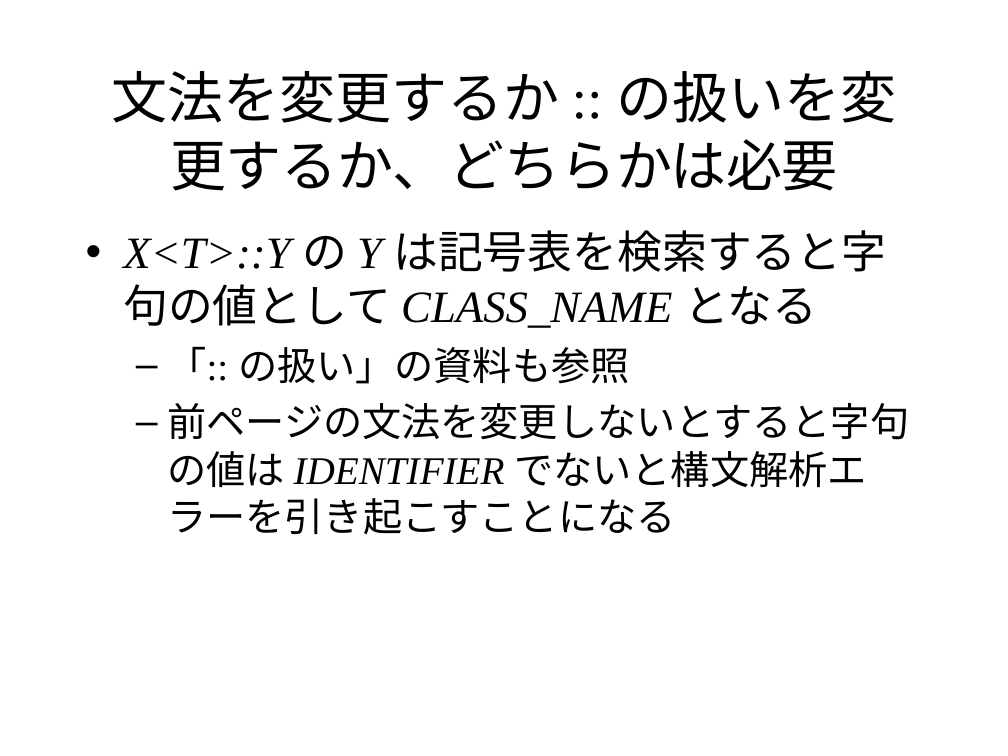
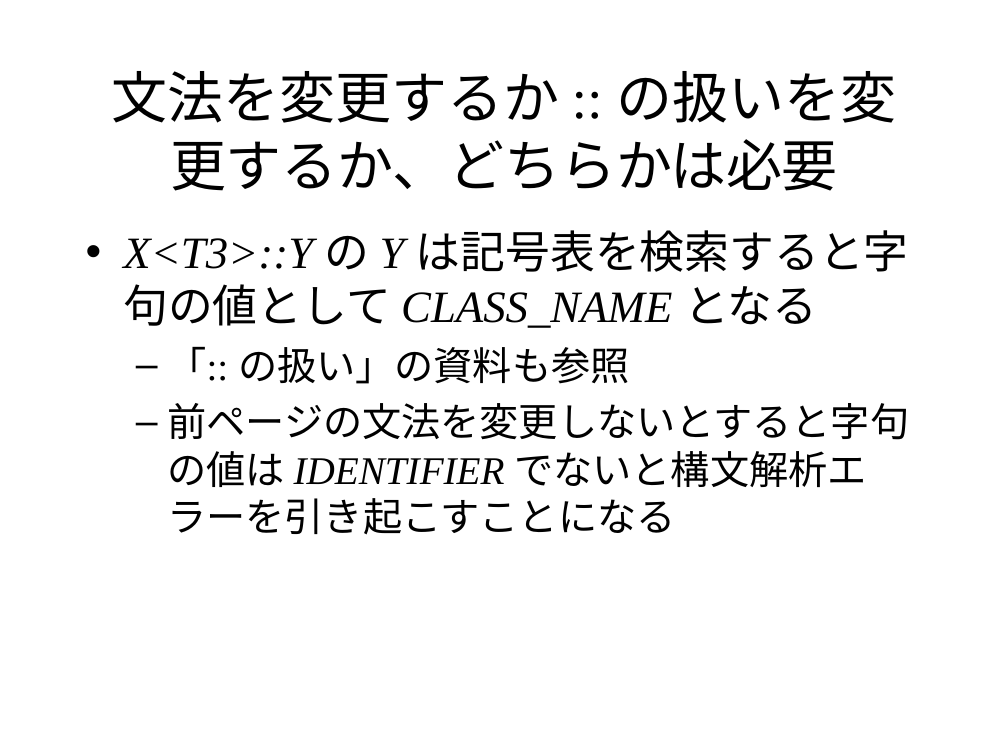
Before and after one commit to KeiHasegawa/cxx_doc, a slide deck: slide 6 of 17_template_typename.ppt. Drawn at 1008x756 pixels with LibreOffice and Linux fonts; fonts in the diff are those of the drawing. Boxes give left, top, right and bottom in pixels: in the first picture for what was removed or moved away, otherwise in the second. Text is boxed around its words. In the diff, an @@ line names an element or a change of style, - is before the commit and + after.

```diff
--- a/17_template_typename.ppt
+++ b/17_template_typename.ppt
@@ text at <box>123,230,909,328</box>: text changed @@
-• X<T>::Y の Y は記号表を検索すると字句の値として CLASS_NAME となる
+• X<T3>::Y の Y は記号表を検索すると字句の値として CLASS_NAME となる
```
Also in this commit, not shown: 2 other files.
